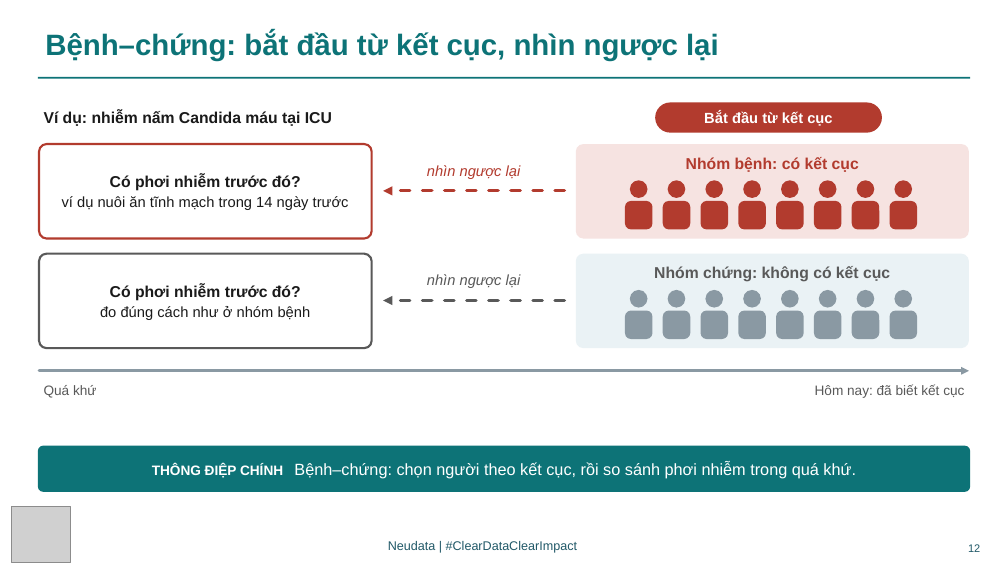
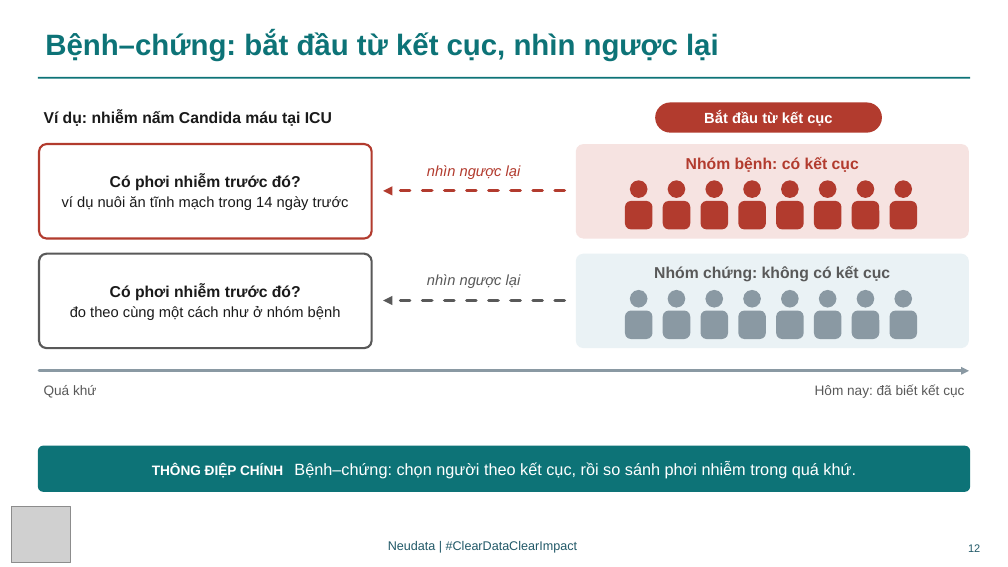
Before and after one commit to neu-data/FoundationsofClinicalResearch, a slide deck: slide 12 of vi/files/slides/Session_3_VN.pptx. Drawn at 1008x567 pixels with LibreOffice and Linux fonts; fonts in the diff are those of the drawing; grey boxes stand for pictures. Boxes give left, top, right and bottom in pixels: in the first picture for what was removed or moved away, otherwise in the second. Text is boxed around its words. In the diff, an @@ line names an element or a change of style, - is before the commit and + after.

Commit message:
Rebuild site for course v3.15 (registry wording, Lectures 3 to 5 fixes)

```diff
--- a/vi/files/slides/Session_3_VN.pptx
+++ b/vi/files/slides/Session_3_VN.pptx
@@ text in rounded rectangle at (70, 306, 341, 320): text changed @@
-đo đúng cách như ở nhóm bệnh
+đo theo cùng một cách như ở nhóm bệnh
```
Also in this commit, not shown: 4 other slides changed, 44 other files.
